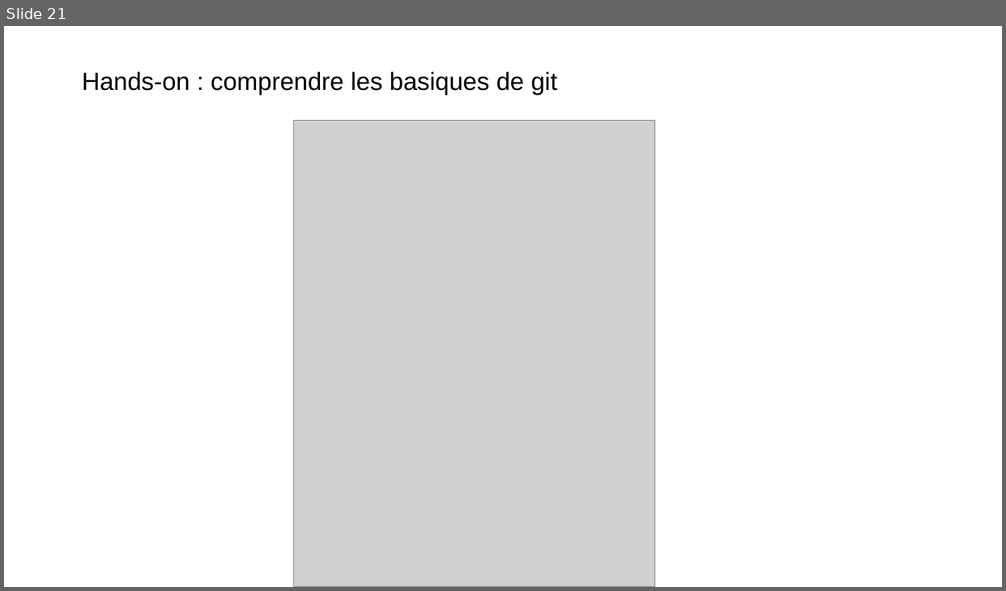
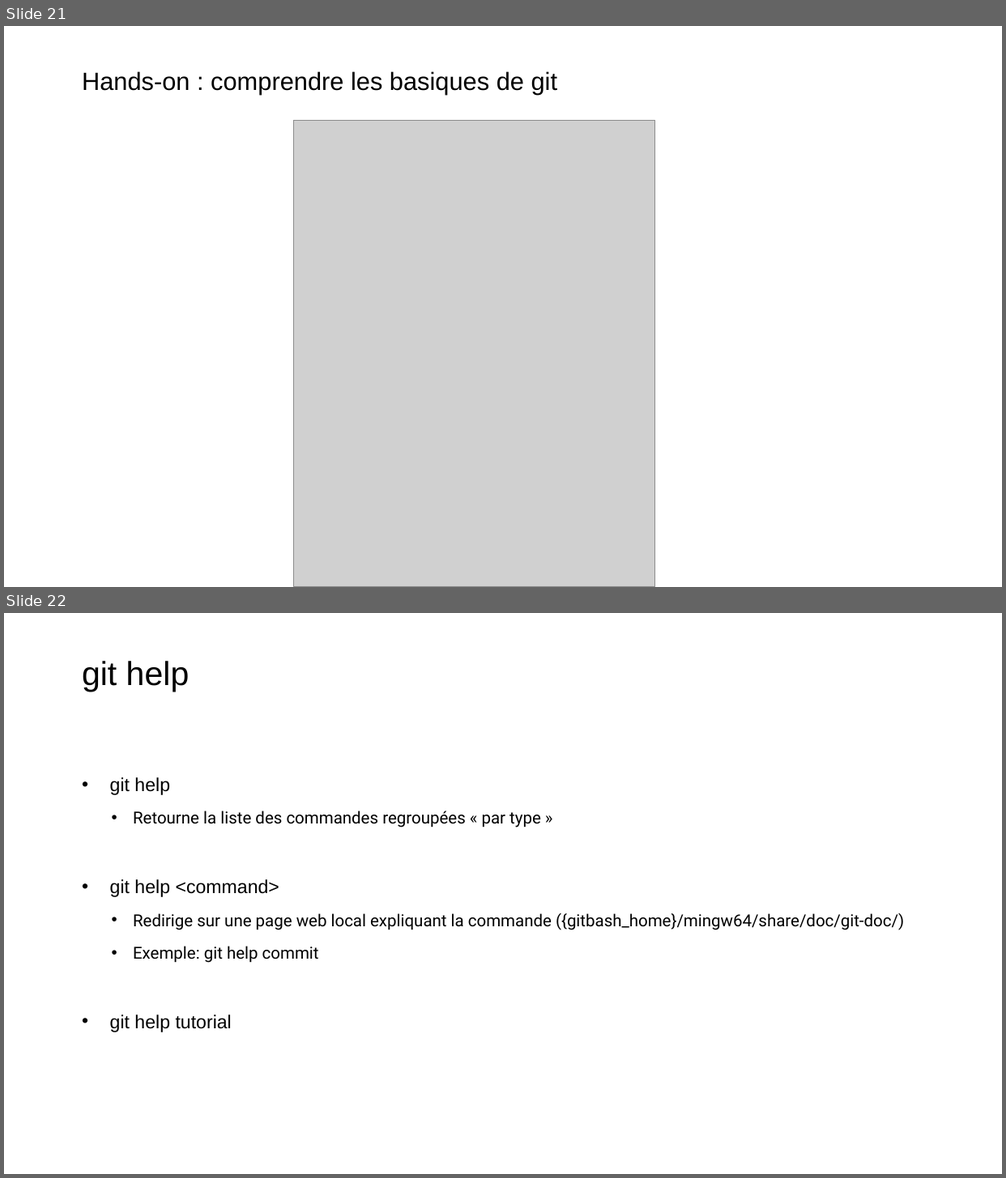
Before and after one commit to Xaviou1003/formation-git, a slide deck: Formation Git - basique.pptx. Shown one above the other, each under a label of ours: slide 21 before the commit, slides 21 and 22 after it. The pictures are 1006x591 and 1006x1178 pixels, drawn with LibreOffice and Linux fonts; fonts in the diff are those of the drawing; grey boxes stand for pictures; background and template pictures are left out. Boxes give left, top, right and bottom in pixels: in the first picture for what was removed or moved away, otherwise in the second. Text is boxed around its words. In the diff, an @@ line names an element or a change of style, - is before the commit and + after.

```diff
--- a/Formation Git - basique.pptx
+++ b/Formation Git - basique.pptx
@@ slide 22 added at (4, 613, 1002, 1174), background picture (left out) @@
@@ title added at (82, 661, 189, 692), 32 pt, text #000000 @@
+git help
@@ text added at (110, 777, 904, 1033), 16 pt, text #000000 @@
+• git help
+  • Retourne la liste des commandes regroupées « par type »
+• git help <command>
+  • Redirige sur une page web local expliquant la commande ({gitbash_home}/mingw64/share/doc/git-doc/)
+  • Exemple: git help commit
+• git help tutorial
```
Also in this commit, not shown: 1 slide changed, 3 other slides added.
